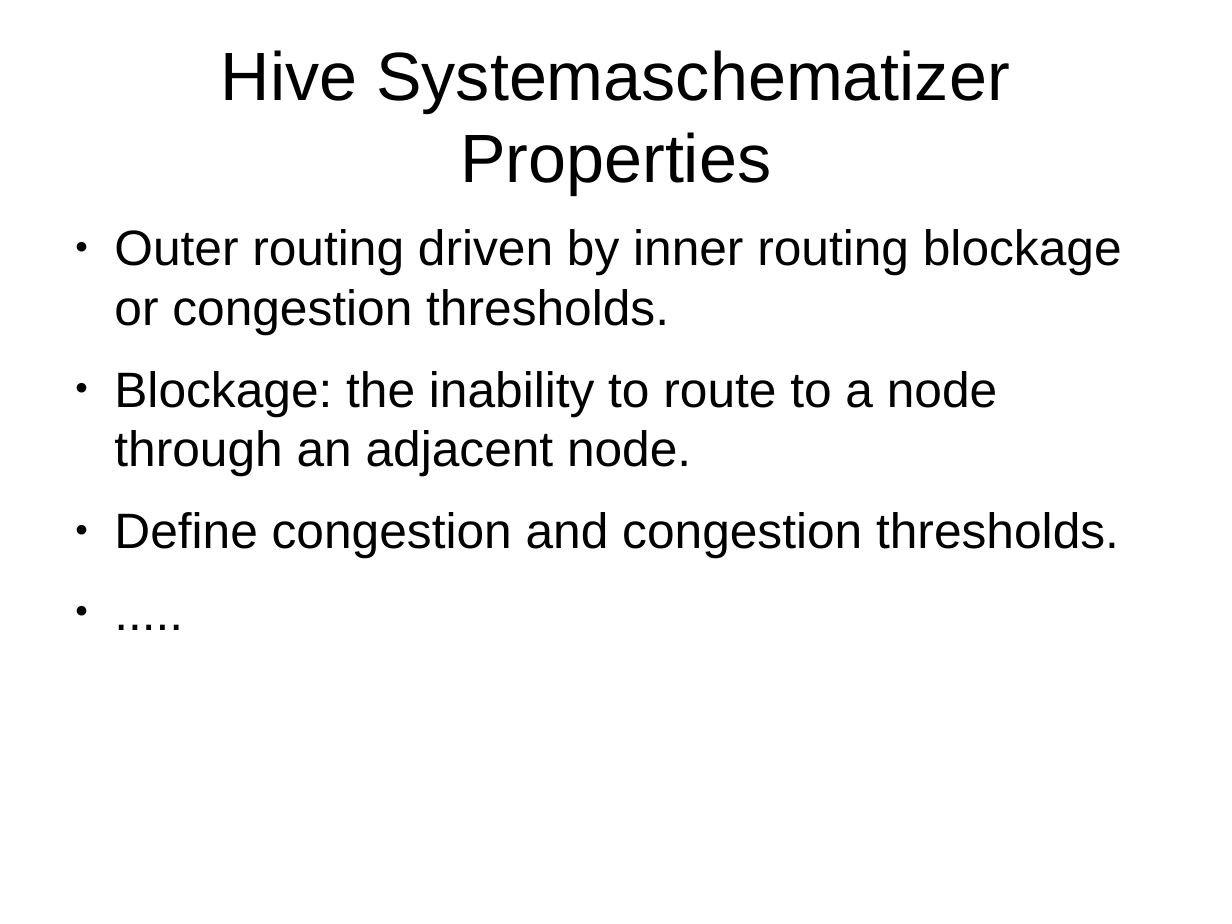
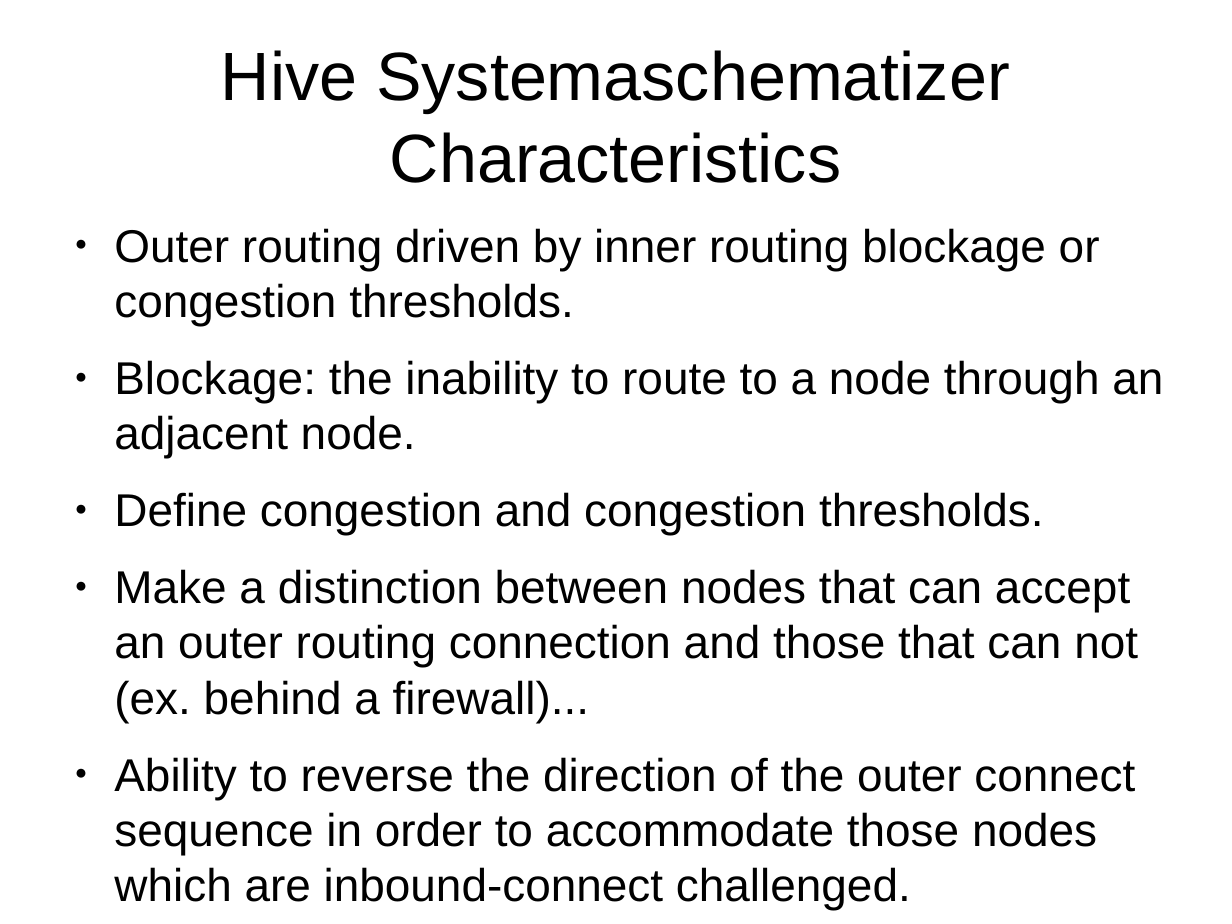
Before and after one commit to 8bitgeek/hive, a slide deck: slide 11 of docs/hive-slides.odp. Drawn at 1232x924 pixels with LibreOffice and Linux fonts; fonts in the diff are those of the drawing; background and template pictures are left out. Boxes give left, top, right and bottom in pixels: in the first picture for what was removed or moved away, otherwise in the second. Text is boxed around its words. In the diff, an @@ line names an element or a change of style, - is before the commit and + after.

```diff
--- a/docs/hive-slides.odp
+++ b/docs/hive-slides.odp
@@ title at (221,50,1009,183): text changed @@
-Hive Systemaschematizer Properties
+Hive Systemaschematizer Characteristics
@@ text at (114,228,1163,535): size 32 to 29.6 pt in "Outer routing driven by inner routing blockage ...", "Blockage: the inability to route to a ...", "Define congestion and congestion thresholds." @@
@@ text at (114,569,1138,910): text changed; size 32 to 29.6 pt @@
-● .....
+● Make a distinction between nodes that can accept an outer routing connection and those that can not (ex. behind a firewall)...
+● Ability to reverse the direction of the outer connect sequence in order to accommodate those nodes which are inbound-connect challenged.
```
Also in this commit, not shown: 2 other slides changed.
